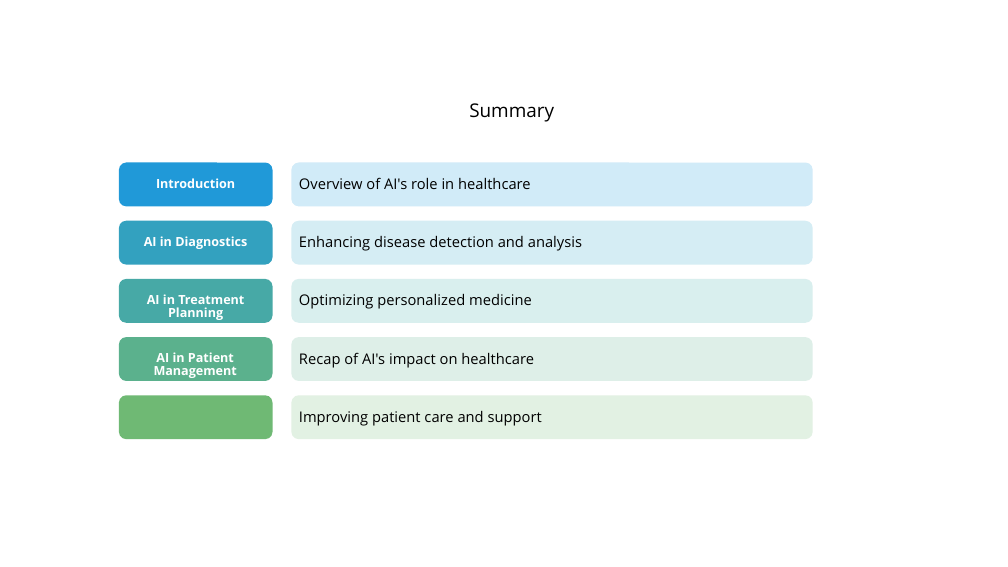
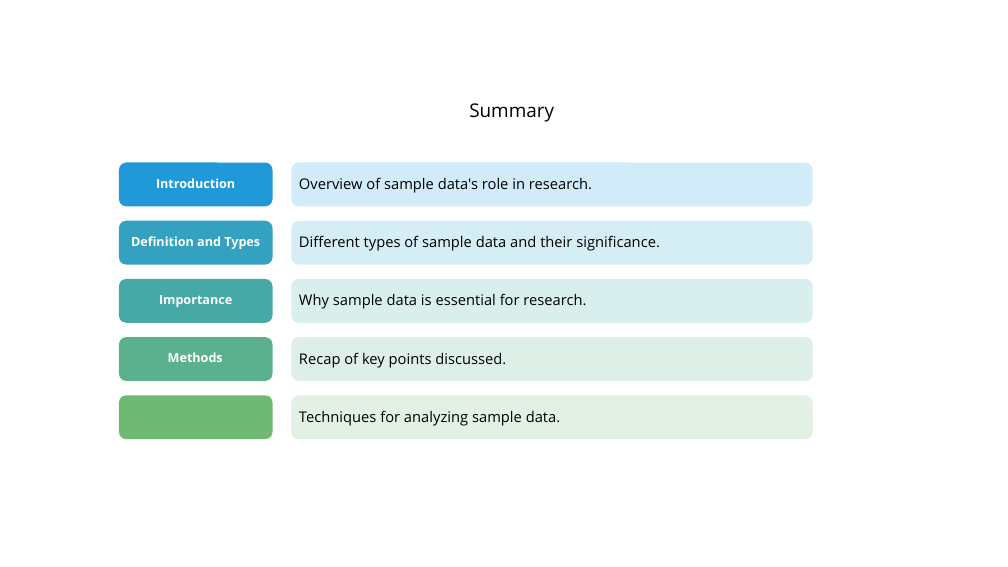
Before and after one commit to CarlyCa/Presentation, a slide deck: slide 2 of output/generated_presentation.pptx. Drawn at 1008x567 pixels with LibreOffice and Linux fonts; fonts in the diff are those of the drawing. Boxes give left, top, right and bottom in pixels: in the first picture for what was removed or moved away, otherwise in the second. Text is boxed around its words. In the diff, an @@ line names an element or a change of style, - is before the commit and + after.

```diff
--- a/output/generated_presentation.pptx
+++ b/output/generated_presentation.pptx
@@ text at (299, 177, 592, 193): text changed @@
-Overview of AI's role in healthcare
+Overview of sample data's role in research.
@@ text at (131, 236, 260, 249): text changed @@
-AI in Diagnostics
+Definition and Types
@@ text at (299, 235, 660, 251): text changed @@
-Enhancing disease detection and analysis
+Different types of sample data and their significance.
@@ text at (159, 295, 232, 307): text changed @@
-AI in Treatment Planning
+Importance
@@ text at (299, 293, 586, 309): text changed @@
-Optimizing personalized medicine
+Why sample data is essential for research.
@@ text at (168, 352, 223, 362): text changed @@
-AI in Patient Management
+Methods
@@ text at (299, 352, 506, 368): text changed @@
-Recap of AI's impact on healthcare
+Recap of key points discussed.
@@ text at (299, 410, 560, 426): text changed @@
-Improving patient care and support
+Techniques for analyzing sample data.
```
Also in this commit, not shown: 6 slides added, 6 slides removed, 1 other file.
